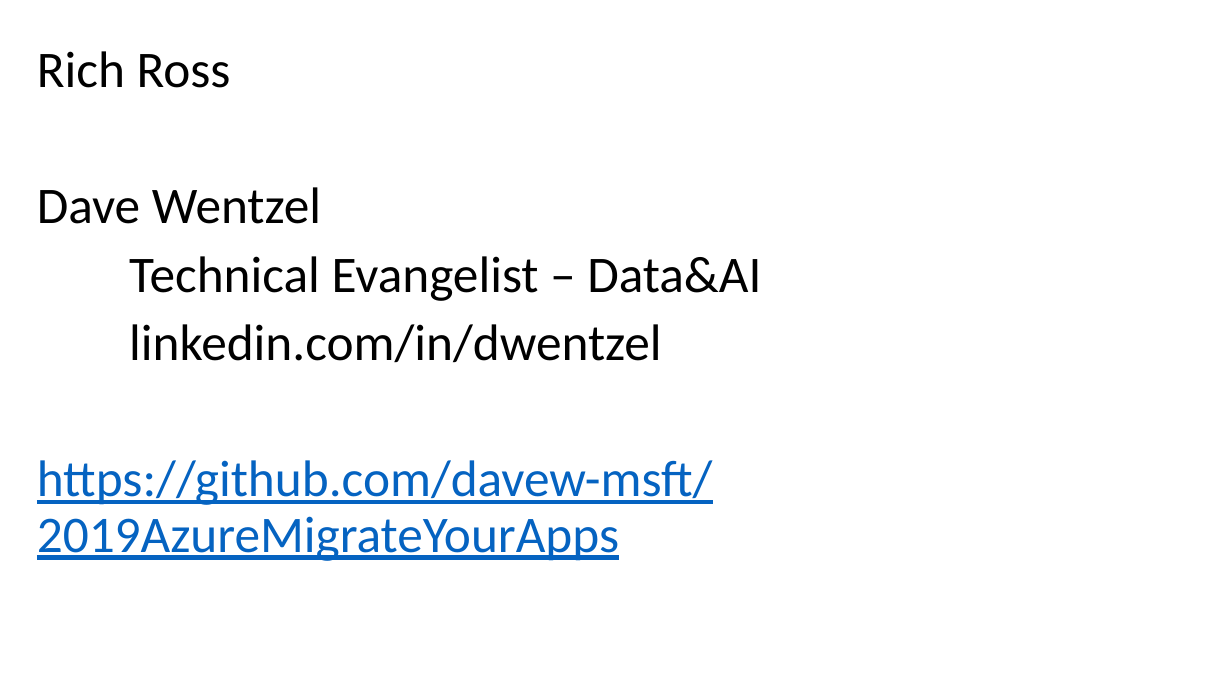
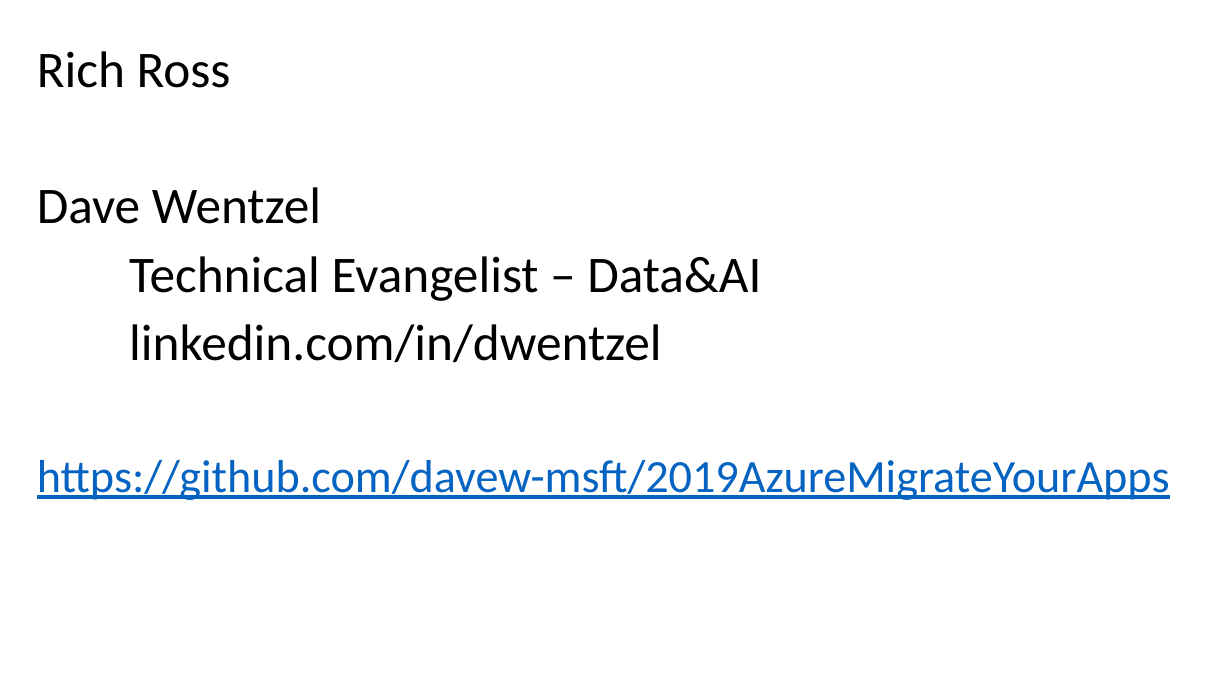
Before and after one commit to davew-msft/2019AzureMigrateYourApps, a slide deck: slide 1 of Presentations/AzureLabSetup.pptx. Drawn at 1232x693 pixels with LibreOffice and Linux fonts; fonts in the diff are those of the drawing. Boxes give left, top, right and bottom in pixels: in the first picture for what was removed or moved away, otherwise in the second. Text is boxed around its words. In the diff, an @@ line names an element or a change of style, - is before the commit and + after.

```diff
--- a/Presentations/AzureLabSetup.pptx
+++ b/Presentations/AzureLabSetup.pptx
@@ text at [37, 460, 1170, 500]: size 40 to 36 pt in "https://github.com/davew-msft/2019AzureMigrateYourApps" @@
```
Also in this commit, not shown: 1 other slide changed.
